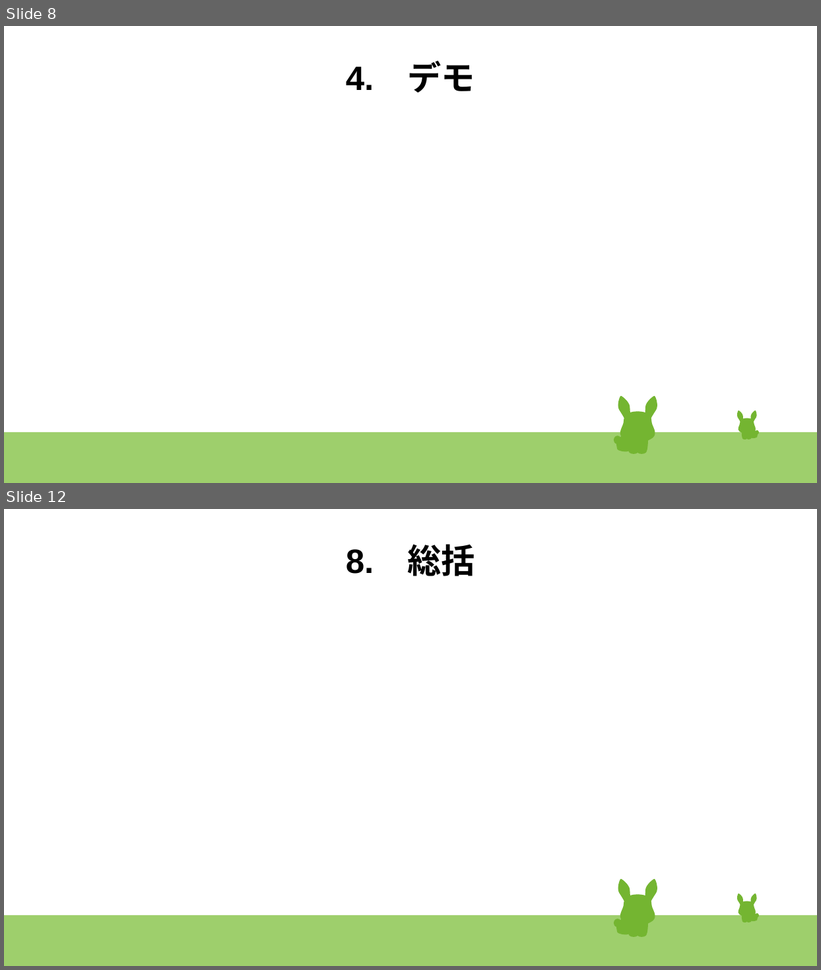
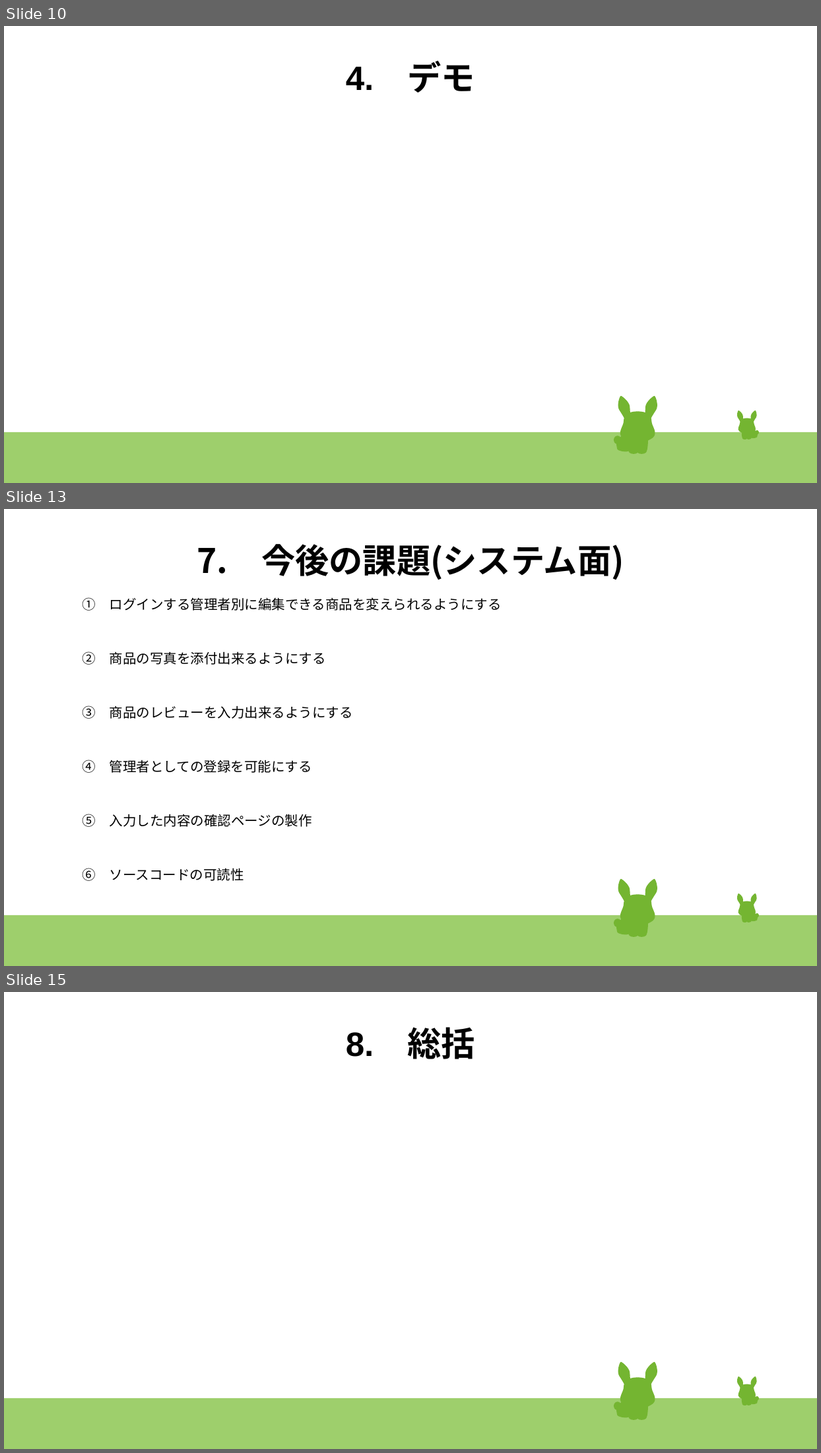
Before and after one commit to 17bd089s/shopping, a slide deck: document/発表スライド改.odp. Shown one above the other, each under a label of ours: slides 8 and 12 before the commit, slides 10, 13 and 15 after it; the slides between them are not shown. The pictures are 821x970 and 821x1453 pixels, drawn with LibreOffice and Linux fonts; fonts in the diff are those of the drawing. Boxes give left, top, right and bottom in pixels: in the first picture for what was removed or moved away, otherwise in the second. Text is boxed around its words. In the diff, an @@ line names an element or a change of style, - is before the commit and + after.

```diff
--- a/document/発表スライド改.odp
+++ b/document/発表スライド改.odp
@@ slide 13 added at (4, 509, 817, 966), background #FFFFFF; not listed: 47 template elements that a slide beside it also shows @@
@@ title added at (197, 544, 624, 580), 33 pt, text #000000, bold @@
+7. 今後の課題(システム面)
@@ text added at (83, 597, 502, 881), 13.2 pt, text #000000 @@
+① ログインする管理者別に編集できる商品を変えられるようにする
+② 商品の写真を添付出来るようにする
+③ 商品のレビューを入力出来るようにする
+④ 管理者としての登録を可能にする
+⑤ 入力した内容の確認ページの製作
+⑥ ソースコードの可読性
@@ what was slide 8 is now slide 10 @@
@@ what was slide 12 is now slide 15 @@
```
Also in this commit, not shown: 4 slides changed, 4 other slides added, 2 slides removed, 1 other file.
